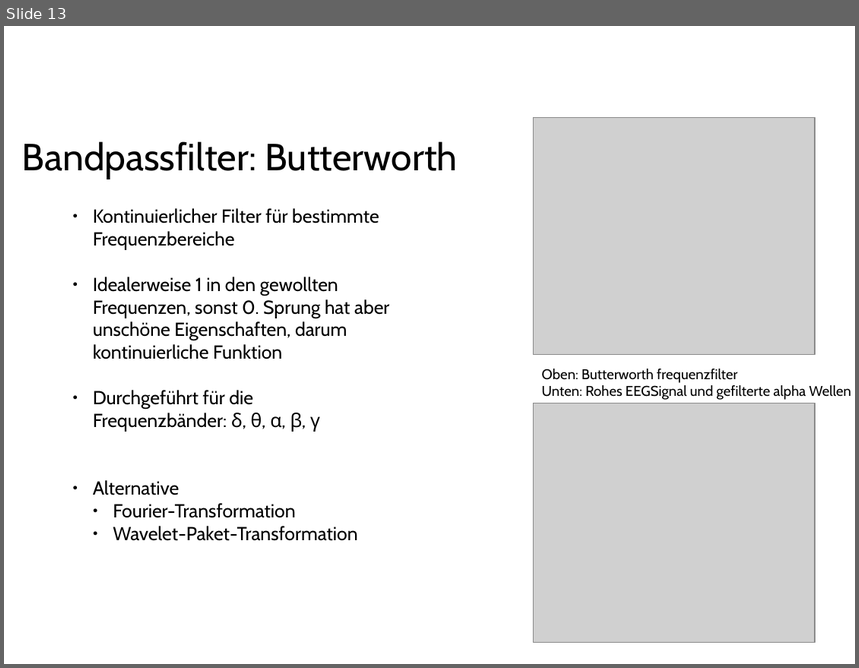
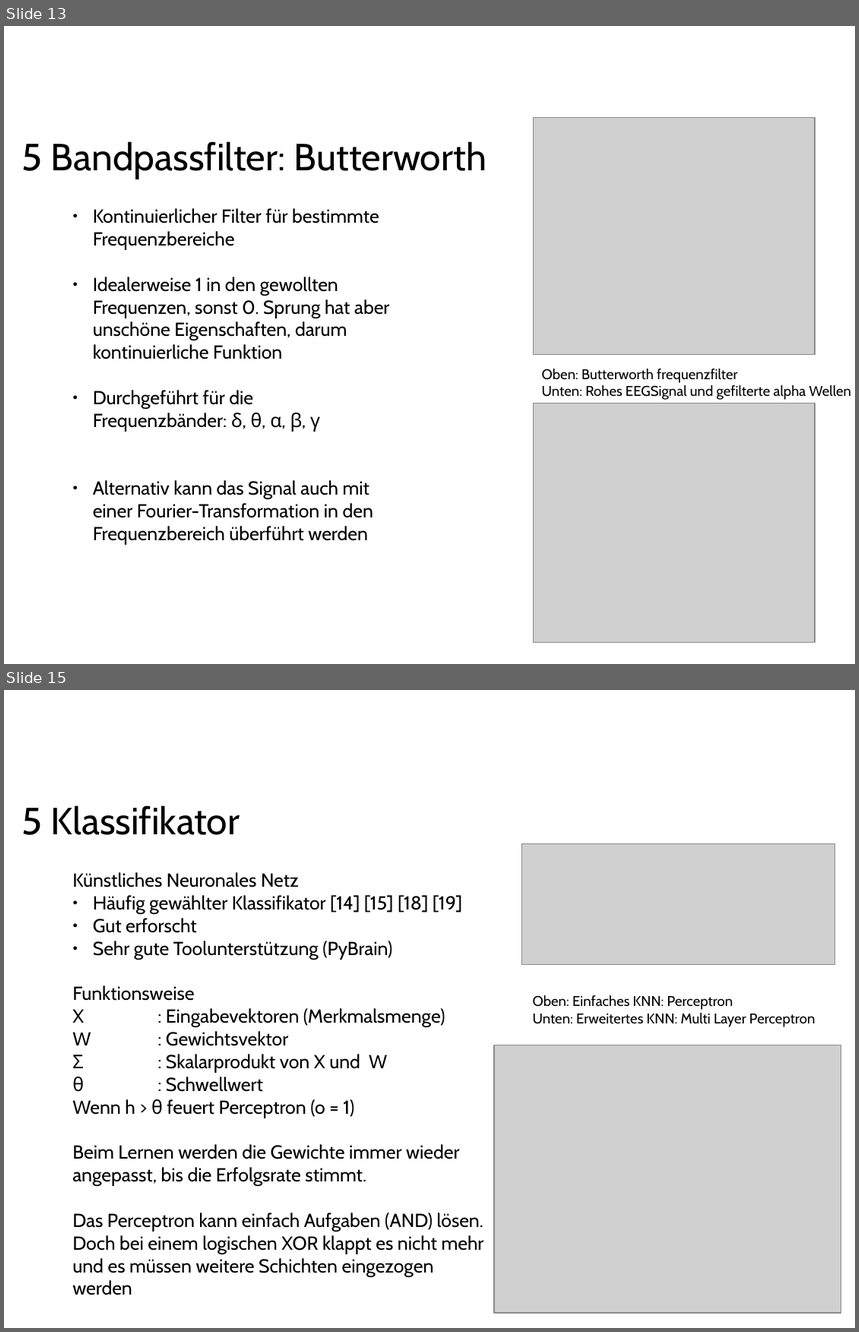
Before and after one commit to ppasler/current-adas, a slide deck: project/presentation/Praesentation_PoSDBoS_Pasler.odp. Shown one above the other, each under a label of ours: slide 13 before the commit, slides 13 and 15 after it; the slides between them are not shown. The pictures are 859x668 and 859x1332 pixels, drawn with LibreOffice and Linux fonts; fonts in the diff are those of the drawing; grey boxes stand for pictures; background and template pictures are left out. Boxes give left, top, right and bottom in pixels: in the first picture for what was removed or moved away, otherwise in the second. Text is boxed around its words. In the diff, an @@ line names an element or a change of style, - is before the commit and + after.

```diff
--- a/project/presentation/Praesentation_PoSDBoS_Pasler.odp
+++ b/project/presentation/Praesentation_PoSDBoS_Pasler.odp
@@ slide 15 added at [4,690,855,1328], background #FFFFFF @@
@@ text added at [22,806,240,835], 32 pt, text #000000 @@
+5 Klassifikator
@@ picture added at [522,844,835,965] @@
@@ text added at [72,872,484,1277], 16 pt, text #000000 @@
+Künstliches Neuronales Netz
+● Häufig gewählter Klassifikator [14] [15] [18] [19]
+● Gut erforscht
+● Sehr gute Toolunterstützung (PyBrain)
+Funktionsweise
+X : Eingabevektoren (Merkmalsmenge)
+W : Gewichtsvektor
+Σ : Skalarprodukt von X und W
+θ : Schwellwert
+Wenn h > θ feuert Perceptron (o = 1)
+Beim Lernen werden die Gewichte immer wieder angepasst, bis die Erfolgsrate stimmt.
+Das Perceptron kann einfach Aufgaben (AND) lösen.
+Doch bei einem logischen XOR klappt es nicht mehr und es müssen weitere Schichten eingezogen werden
@@ text added at [533,996,816,1027], 12 pt, text #000000 @@
+Oben: Einfaches KNN: Perceptron
+Unten: Erweitertes KNN: Multi Layer Perceptron
@@ picture added at [494,1045,842,1313] @@
@@ slide 13 changed as well @@
@@ text at [22,142,487,178]: text changed @@
-Bandpassfilter: Butterworth
+5 Bandpassfilter: Butterworth
@@ text at [93,480,373,545]: text changed @@
-● Alternative
-  ● Fourier-Transformation
-  ● Wavelet-Paket-Transformation
+● Alternativ kann das Signal auch mit einer Fourier-Transformation in den Frequenzbereich überführt werden
```
Also in this commit, not shown: 10 other slides changed, 7 other slides added, 1 slide removed, 11 other files.
